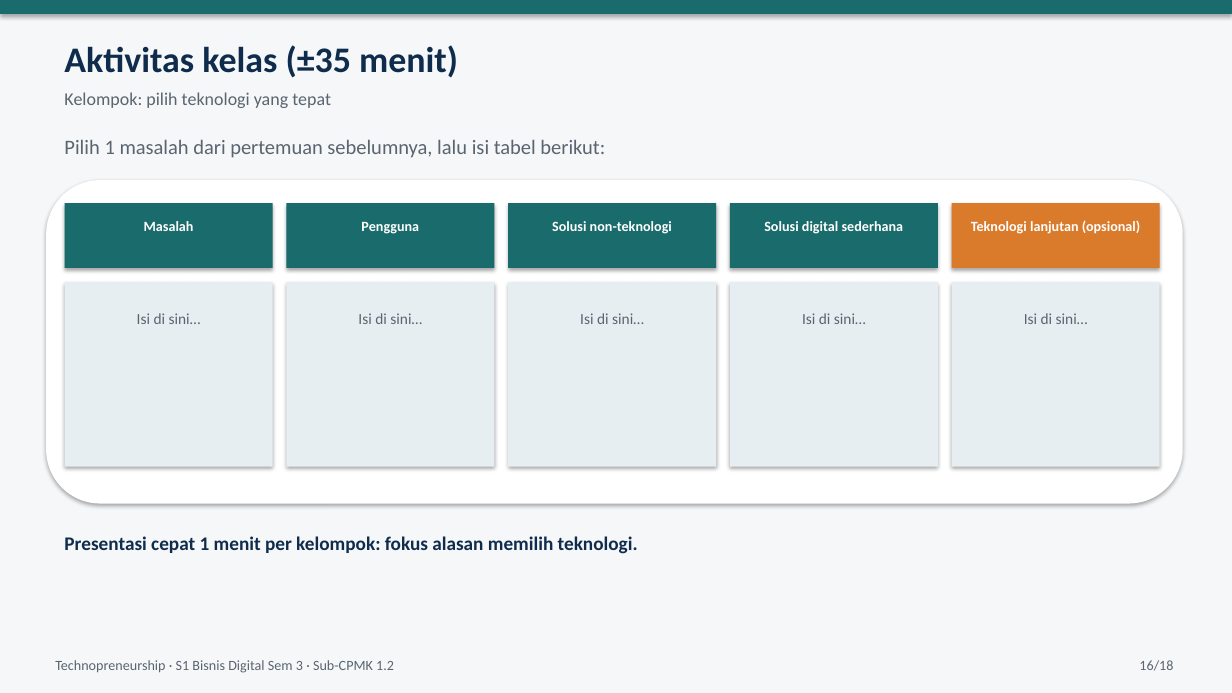
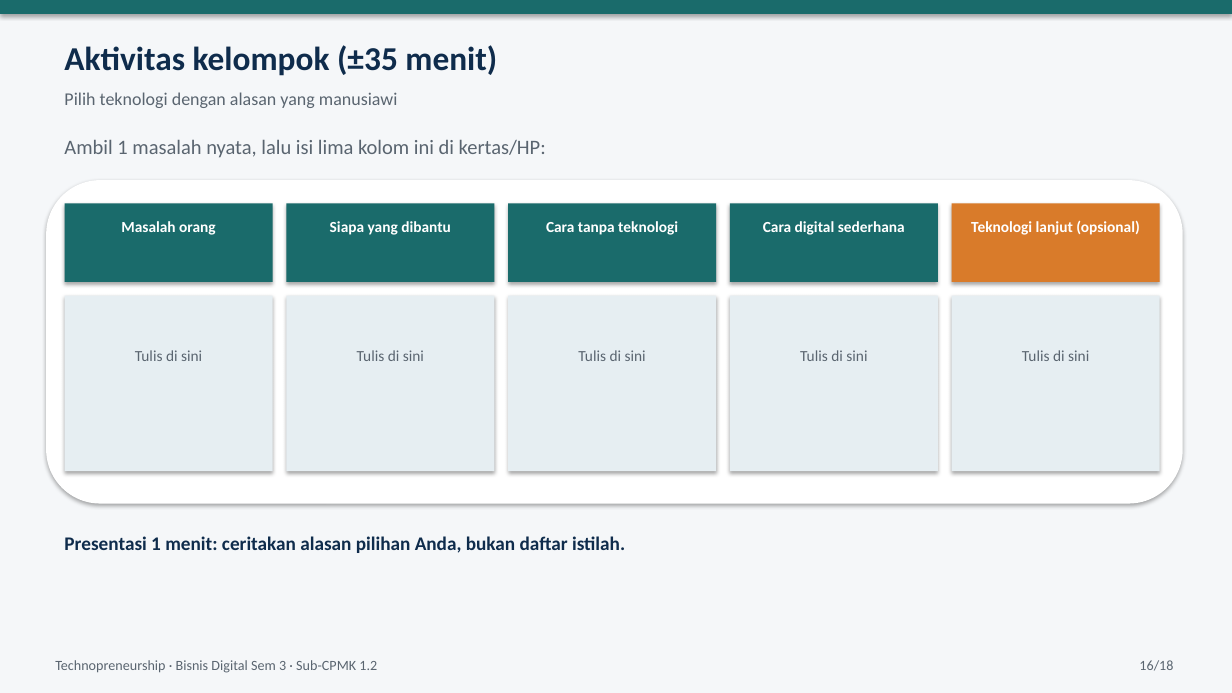
Before and after one commit to yusepa165-hue/Latihan-1, a slide deck: slide 16 of materi-technopreneurship/ppt/PPT02_SubCPMK_1_2_Platform_Fintech_AI_IoT.pptx. Drawn at 1232x693 pixels with LibreOffice and Linux fonts; fonts in the diff are those of the drawing. Boxes give left, top, right and bottom in pixels: in the first picture for what was removed or moved away, otherwise in the second. Text is boxed around its words. In the diff, an @@ line names an element or a change of style, - is before the commit and + after.

```diff
--- a/materi-technopreneurship/ppt/PPT02_SubCPMK_1_2_Platform_Fintech_AI_IoT.pptx
+++ b/materi-technopreneurship/ppt/PPT02_SubCPMK_1_2_Platform_Fintech_AI_IoT.pptx
@@ text at [64,45,497,76]: text changed; size 28 to 26 pt @@
-Aktivitas kelas (±35 menit)
+Aktivitas kelompok (±35 menit)
@@ text at [64,92,398,108]: text changed @@
-Kelompok: pilih teknologi yang tepat
+Pilih teknologi dengan alasan yang manusiawi
@@ text at [64,140,546,158]: text changed @@
-Pilih 1 masalah dari pertemuan sebelumnya, lalu isi tabel berikut:
+Ambil 1 masalah nyata, lalu isi lima kolom ini di kertas/HP:
@@ rectangle: place and size @@
-rectangle at [65,203,273,268]
+rectangle at [65,203,273,282]
@@ rectangle: place and size @@
-rectangle at [287,203,494,268]
+rectangle at [287,203,494,282]
@@ rectangle: place and size @@
-rectangle at [508,203,716,268]
+rectangle at [508,203,716,282]
@@ rectangle: place and size @@
-rectangle at [730,203,938,268]
+rectangle at [730,203,938,282]
@@ rectangle: place and size @@
-rectangle at [952,203,1160,268]
+rectangle at [952,203,1160,282]
@@ text at [121,221,216,235]: text changed; size 11 to 12 pt @@
-Masalah
+Masalah orang
@@ text at [330,221,451,235]: text changed; size 11 to 12 pt @@
-Pengguna
+Siapa yang dibantu
@@ text at [546,221,678,235]: text changed; size 11 to 12 pt @@
-Solusi non-teknologi
+Cara tanpa teknologi
@@ text at [763,221,905,235]: text changed; size 11 to 12 pt @@
-Solusi digital sederhana
+Cara digital sederhana
@@ text at [971,220,1140,235]: text changed; size 11 to 12 pt @@
-Teknologi lanjutan (opsional)
+Teknologi lanjut (opsional)
@@ rectangle: place and size @@
-rectangle at [65,282,273,467]
+rectangle at [65,296,273,471]
@@ rectangle: place and size @@
-rectangle at [287,282,494,467]
+rectangle at [287,296,494,471]
@@ rectangle: place and size @@
-rectangle at [508,282,716,467]
+rectangle at [508,296,716,471]
@@ rectangle: place and size @@
-rectangle at [730,282,938,467]
+rectangle at [730,296,938,471]
@@ rectangle: place and size @@
-rectangle at [952,282,1160,467]
+rectangle at [952,296,1160,471]
@@ text at [135,350,202,361]: text changed @@
-Isi di sini…
+Tulis di sini
@@ text at [357,350,424,361]: text changed @@
-Isi di sini…
+Tulis di sini
@@ text at [578,350,646,361]: text changed @@
-Isi di sini…
+Tulis di sini
@@ text at [800,350,867,361]: text changed @@
-Isi di sini…
+Tulis di sini
@@ text at [1022,350,1089,361]: text changed @@
-Isi di sini…
+Tulis di sini
@@ text at [64,536,625,553]: text changed @@
-Presentasi cepat 1 menit per kelompok: fokus alasan memilih teknologi.
+Presentasi 1 menit: ceritakan alasan pilihan Anda, bukan daftar istilah.
@@ text at [55,660,377,673]: text changed @@
-Technopreneurship · S1 Bisnis Digital Sem 3 · Sub-CPMK 1.2
+Technopreneurship · Bisnis Digital Sem 3 · Sub-CPMK 1.2
```
Also in this commit, not shown: 17 other slides changed, 1 other file.
